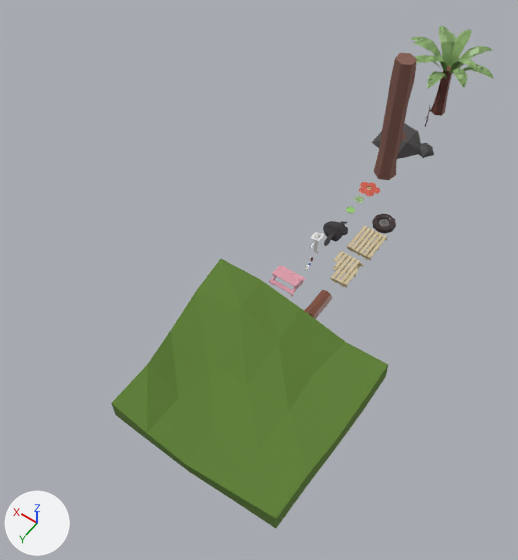
Before and after pictures for a commit that changed the FBX model Assets/Art Assets/Environment Assets/Capstone Master File.fbx.
Rendered twice from a 50 mm camera at (-23.3, 42.8, 57.1) aimed at (2.0, 7.3, 1.3). The lights are fixed; the arrows at lower left show +X, +Y and +Z. Where no turn or scale is listed for an object, it has been applied to the vertices.

Names of what the first picture shows: 'Circle', 'Cube', 'Dugong', 'Log', 'Palette', 'Palette Broken', 'Palm ', 'ROCK.001', 'Table', 'bigTree'.
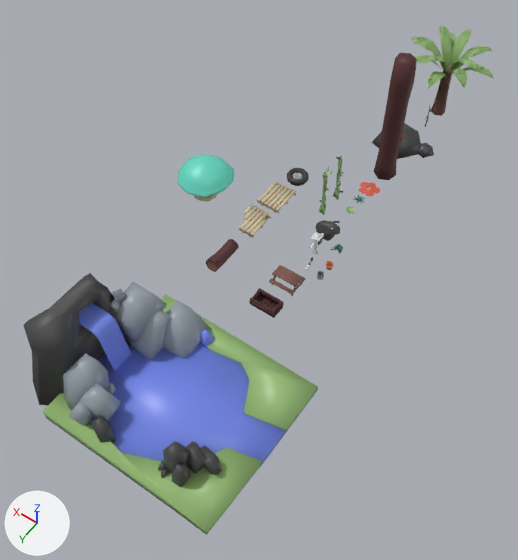
What differs and where, as boxes [x1, y1, x2, y2] in the pictures (518 x 560 px):
'Cube', deleted (green): before [111, 259, 388, 528]
'water pond', added (blue): after [91, 329, 288, 468]
'ground', added (green): after [43, 294, 318, 535]
'2 rock.002', added: after [23, 273, 125, 406]
'big rock', added: after [110, 282, 212, 360]
'Bounce Mushroom', added (cyan): after [177, 154, 234, 201]
'water', added (blue): after [79, 303, 131, 371]
'2 rock', added: after [63, 353, 116, 410]
'Palette', moved: before [347, 225, 387, 260]; after [257, 182, 296, 213]
'tall rock.002', added: after [69, 382, 121, 426]
'Palette Broken', moved: before [331, 251, 364, 288]; after [239, 204, 272, 238]
'Log', moved: before [304, 290, 332, 319]; after [206, 239, 239, 272]
'tall rock.001', added: after [163, 441, 191, 487]
'small rock', added: after [186, 441, 222, 474]
'Circle', moved: before [372, 213, 396, 234]; after [287, 167, 308, 186]
'wood', added (brown): after [249, 288, 284, 318]
'Dugong', moved: before [323, 221, 348, 246]; after [315, 220, 340, 245]
'Table', recoloured (pink to brown): [269, 265, 306, 296] in both
'2 rock.001', added: after [91, 416, 116, 443]
'Vine Grab', added: after [319, 167, 332, 215]
'Vine Climb', added: after [333, 156, 344, 200]
'small rock.001', added: after [158, 460, 168, 478]
'classic pot', added: after [326, 261, 334, 270]
'paint can', added: after [317, 270, 324, 280]
'Vineling', added: after [330, 244, 343, 253]

Diff of the bpy script that builds the scene:
```diff
--- a/Assets/Art Assets/Environment Assets/Capstone Master File.fbx.py
+++ b/Assets/Art Assets/Environment Assets/Capstone Master File.fbx.py
@@ me_cube_005 @@
 me_cube_005.from_pydata(...)  # 212 vertices, 166 faces; spans x -1.39..1.39, y -1.2..1.2, z -1.4..0.04
-me_cube_005.materials.append(mat_table_001)  # pink #e7a2b2
+me_cube_005.materials.append(mat_light_brown)  # brown #845d51
@@ ob_palette @@
 ob_palette = bpy.data.objects.new('Palette', me_cube_008)
-ob_palette.location = (-3.7, -4.0, 0.4)
+ob_palette.location = (7.8, -4.0, 0.4)
@@ ob_cube @@
-ob_cube = bpy.data.objects.new('Cube', me_cube_007)
@@ ob_palette_broken @@
 ob_palette_broken = bpy.data.objects.new('Palette Broken', me_cube_004)
-ob_palette_broken.location = (-3.6, 0.5, 0.4)
+ob_palette_broken.location = (7.9, 0.5, 0.4)
@@ ob_circle @@
 ob_circle = bpy.data.objects.new('Circle', me_circle_002)
-ob_circle.location = (-3.9, -7.3, 0.1)
+ob_circle.location = (7.5, -7.9, 0.1)
@@ ob_dugong @@
 ob_dugong = bpy.data.objects.new('Dugong', me_sphere_002)
-ob_dugong.location = (-0.7, -3.2, 1.2)
+ob_dugong.location = (0.0, -2.8, 1.2)
@@ ob_log @@
 ob_log = bpy.data.objects.new('Log', me_cylinder_005)
-ob_log.location = (-3.9, 5.9, 0.1)
+ob_log.location = (7.5, 5.9, 0.1)
@@ ob_small_rock_001 @@
+ob_small_rock_001 = bpy.data.objects.new('small rock.001', me_cube_011)  # 38 vertices, 31 faces; spans x -1.446..-0.353, y -1.154..0.338, z -0.475..0.511; in mat_grey (dark grey #474747)
+ob_small_rock_001.location = (-2.0, 28.1, 1.1)
@@ ob_bounce_mushroom @@
+ob_bounce_mushroom = bpy.data.objects.new('Bounce Mushroom', me_circle_006)  # 576 vertices, 568 faces; spans x -2.88..3.1, y -3.21..3.1, z -0.14..4.67; in mat_wood_light_yellow (beige #d1c09b), mat_cyan (cyan #65d9c2)
+ob_bounce_mushroom.location = (14.2, 0.0, 0.0)
@@ ob_2_rock_002 @@
+ob_2_rock_002 = bpy.data.objects.new('2 rock.002', me_cube_015)  # 47 vertices, 45 faces; spans x -2.36..2.53, y -4.47..6.15, z -0.77..8.96; in mat_grey (dark grey #474747)
+ob_2_rock_002.location = (10.7, 23.0, -0.5)
@@ ob_tall_rock_001 @@
+ob_tall_rock_001 = bpy.data.objects.new('tall rock.001', me_cube_009)  # 32 vertices, 28 faces; spans x -1.45..0.71, y -0.97..1.68, z -4.17..1.92; in mat_grey (dark grey #474747)
+ob_tall_rock_001.location = (-3.7, 26.6, 2.7)
@@ ob_vineling @@
+ob_vineling = bpy.data.objects.new('Vineling', me_beziercurve_002)  # 2035 vertices, 1672 faces; spans x -0.408..0.984, y -0.497..0.583, z -0.08..1.031; in mat_dark_green (dark cyan #31706a), mat_light_brown (brown #845d51), mat_cigarette_butt_001 (white #e7e7e7)
+ob_vineling.location = (-2.0, -1.4, 0.0)
@@ ob_paint_can @@
+ob_paint_can = bpy.data.objects.new('paint can', me_circle_002_1)  # 204 vertices, 202 faces; spans x -0.342..0.342, y -0.36..0.36, z 0.0..0.692; in mat_silver (grey #97a0a9)
+ob_paint_can.location = (-2.2, 2.6, 0.0)
@@ ob_classic_pot @@
+ob_classic_pot = bpy.data.objects.new('classic pot', me_circle_003)  # 184 vertices, 182 faces; spans x -0.421..0.421, y -0.442..0.442, z 0.009..0.673; in mat_orange (orange #e68d64)
+ob_classic_pot.location = (-2.3, 1.0, 0.0)
@@ ob_small_rock @@
+ob_small_rock = bpy.data.objects.new('small rock', me_cube_007_1)  # 38 vertices, 31 faces; spans x -2.26..1.5, y -3.58..-1.32, z -1.19..1.28; in mat_grey (dark grey #474747)
+ob_small_rock.location = (-4.7, 27.8, 1.5)
@@ ob_vine_climb @@
+ob_vine_climb = bpy.data.objects.new('Vine Climb', me_cylinder_006)  # 510 vertices, 419 faces; spans x -0.66..0.56, y -0.71..0.54, z -0.13..6.23; in mat_green (green #97bc76), mat_dark_green (dark cyan #31706a)
+ob_vine_climb.location = (2.5, -8.1, 0.0)
@@ ob_tall_rock_002 @@
+ob_tall_rock_002 = bpy.data.objects.new('tall rock.002', me_cube_010)  # 32 vertices, 28 faces; spans x -1.44..2.25, y -1.12..2.24, z -3.43..1.58; in mat_silver (grey #97a0a9)
+ob_tall_rock_002.location = (4.8, 26.6, 2.6)
@@ ob_ground @@
+ob_ground = bpy.data.objects.new('ground', me_cube_008_1)  # 34 vertices, 28 faces; spans x -7.9..10.3, y -2.9..13.2, z -0.8..0.7; in mat_green (green #97bc76)
+ob_ground.location = (-1.2, 16.6, 0.5)
@@ ob_wood @@
+ob_wood = bpy.data.objects.new('wood', me_cube_005_1)  # 384 vertices, 306 faces; spans x -2.73..0.18, y -1.57..0.16, z -0.5..0.52; in mat_brown (brown #572f2f)
+ob_wood.location = (1.4, 9.4, 0.5)
@@ ob_big_rock @@
+ob_big_rock = bpy.data.objects.new('big rock', me_cube_013)  # 89 vertices, 66 faces; spans x -3.95..3.64, y -4.25..1.98, z -1.94..5.01; in mat_silver (grey #97a0a9)
+ob_big_rock.location = (6.5, 18.4, 1.4)
@@ ob_vine_grab @@
+ob_vine_grab = bpy.data.objects.new('Vine Grab', me_cylinder_005_1)  # 492 vertices, 411 faces; spans x -0.44..0.56, y 2.03..3.31, z -0.3..6.13; in mat_green (green #97bc76), mat_dark_green (dark cyan #31706a)
+ob_vine_grab.location = (2.5, -8.1, 0.0)
@@ ob_water_pond @@
+ob_water_pond = bpy.data.objects.new('water pond', me_cube_001_1)  # 36 vertices, 28 faces; spans x -7.8..10.1, y -7.0..7.4, z -4.7..-2.6; in mat_blue (blue #7488eb)
+ob_water_pond.location = (-1.2, 21.6, 4.3)
@@ ob_2_rock @@
+ob_2_rock = bpy.data.objects.new('2 rock', me_cube_014)  # 36 vertices, 29 faces; spans x -1.9..1.4, y -1.84..2.67, z -2.27..3.36; in mat_silver (grey #97a0a9)
+ob_2_rock.location = (7.1, 26.0, 1.8)
@@ ob_2_rock_001 @@
+ob_2_rock_001 = bpy.data.objects.new('2 rock.001', me_cube_012)  # 36 vertices, 29 faces; spans x -1.2..0.94, y -1.09..0.96, z -1.08..1.59; in mat_grey (dark grey #474747)
+ob_2_rock_001.location = (3.3, 28.2, 1.1)
@@ ob_water @@
+ob_water = bpy.data.objects.new('water', me_plane)  # 28 vertices, 13 faces; spans x -3.14..0.89, y -1.26..1.02, z -5.15..0.0; in mat_blue (blue #7488eb)
+ob_water.location = (9.9, 22.1, 5.8)
```
